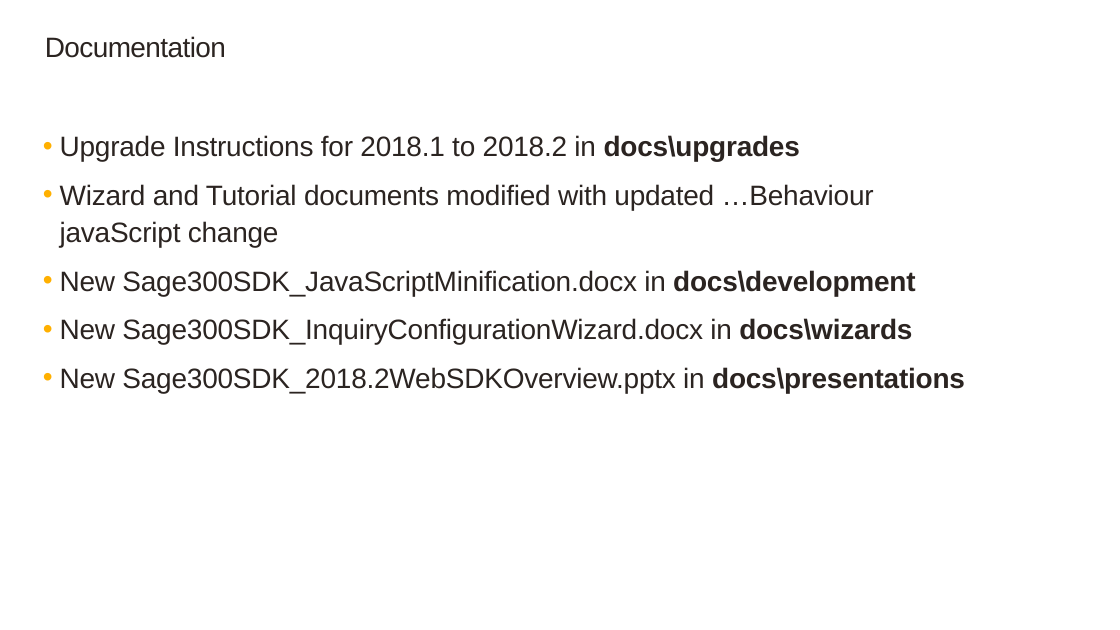
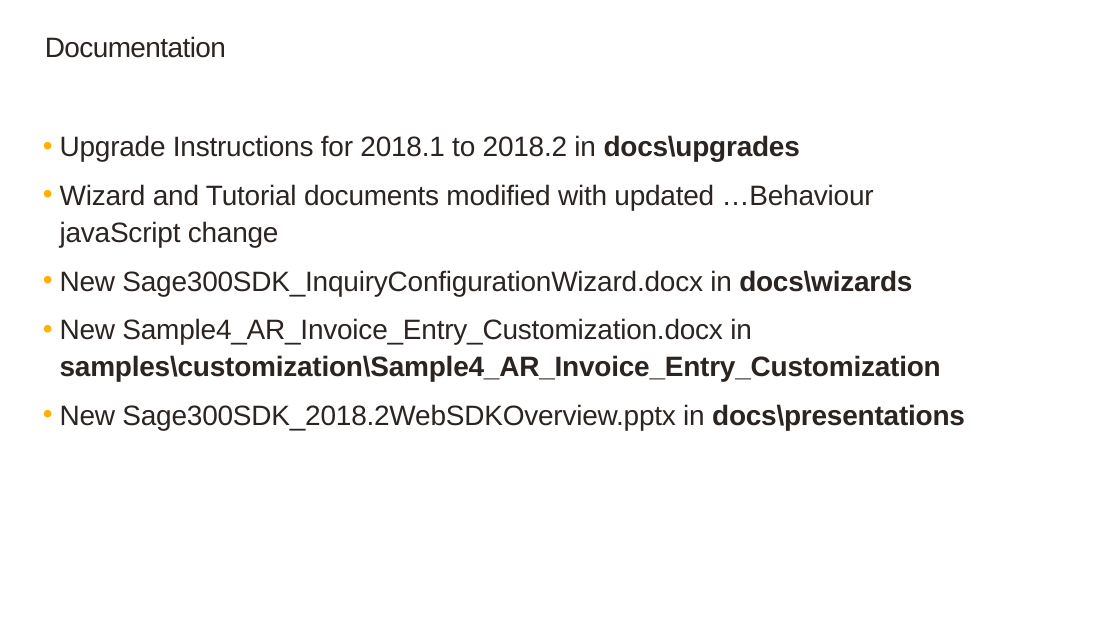
Before and after one commit to SageNADev/Sage300-SDK, a slide deck: slide 7 of docs/presentations/Sage300SDK_2018.2WebSDKOverview.pptx. Drawn at 1120x630 pixels with LibreOffice and Linux fonts; fonts in the diff are those of the drawing; background and template pictures are left out. Boxes give left, top, right and bottom in pixels: in the first picture for what was removed or moved away, otherwise in the second. Text is boxed around its words. In the diff, an @@ line names an element or a change of style, - is before the commit and + after.

```diff
--- a/docs/presentations/Sage300SDK_2018.2WebSDKOverview.pptx
+++ b/docs/presentations/Sage300SDK_2018.2WebSDKOverview.pptx
@@ text at (60,270,915,296): paragraph removed @@
-  • New Sage300SDK_JavaScriptMinification.docx in docs\development
@@ text at (60,318,941,381): paragraph added @@
+  • New Sample4_AR_Invoice_Entry_Customization.docx in samples\customization\Sample4_AR_Invoice_Entry_Customization
```
Also in this commit, not shown: 1 slide added.
